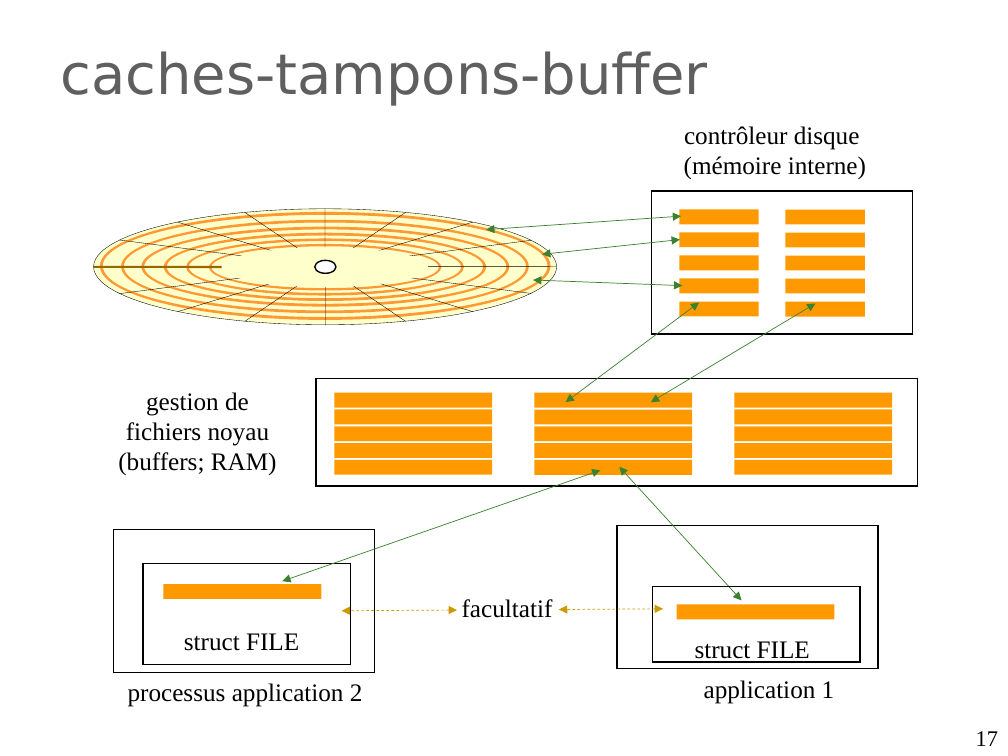
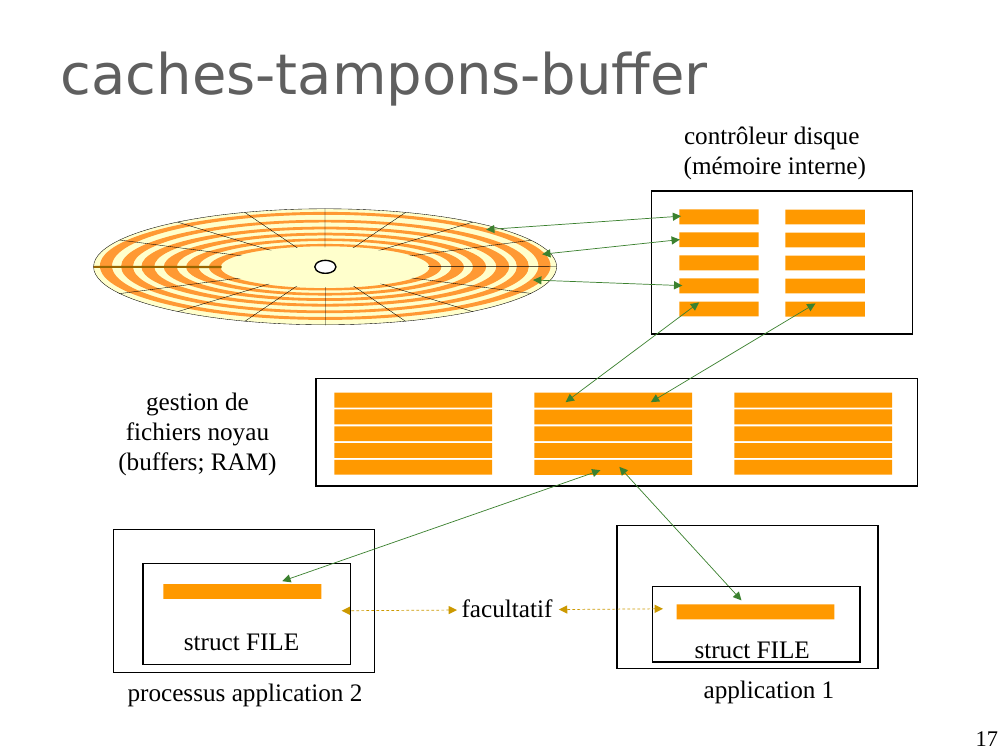
Before and after one commit to duanegris/texts, a slide deck: slide 17 of isi1/slides/10_gestion_disque.ppt. Drawn at 1008x756 pixels with LibreOffice and Linux fonts; fonts in the diff are those of the drawing; background and template pictures are left out. Boxes give left, top, right and bottom in pixels: in the first picture for what was removed or moved away, otherwise in the second. Text is boxed around its words. In the diff, an @@ line names an element or a change of style, - is before the commit and + after.

```diff
--- a/isi1/slides/10_gestion_disque.ppt
+++ b/isi1/slides/10_gestion_disque.ppt
@@ donut removed at (100,212,550,320) @@
@@ freeform shape added at (100,212,550,320), fill #FF9933 @@
@@ donut removed at (121,220,528,313) @@
@@ freeform shape added at (121,220,528,313), fill #FF9933 @@
@@ donut removed at (141,227,509,306) @@
@@ freeform shape added at (141,227,509,306), fill #FF9933 @@
@@ donut removed at (164,233,487,301) @@
@@ freeform shape added at (164,233,487,301), fill #FF9933 @@
@@ donut removed at (186,239,465,296) @@
@@ freeform shape added at (186,239,465,296), fill #FF9933 @@
@@ donut removed at (209,244,442,290) @@
@@ freeform shape added at (209,244,442,290), fill #FF9933 @@
```
Also in this commit, not shown: 2 other slides changed, 2 slides added, 4 other files.
